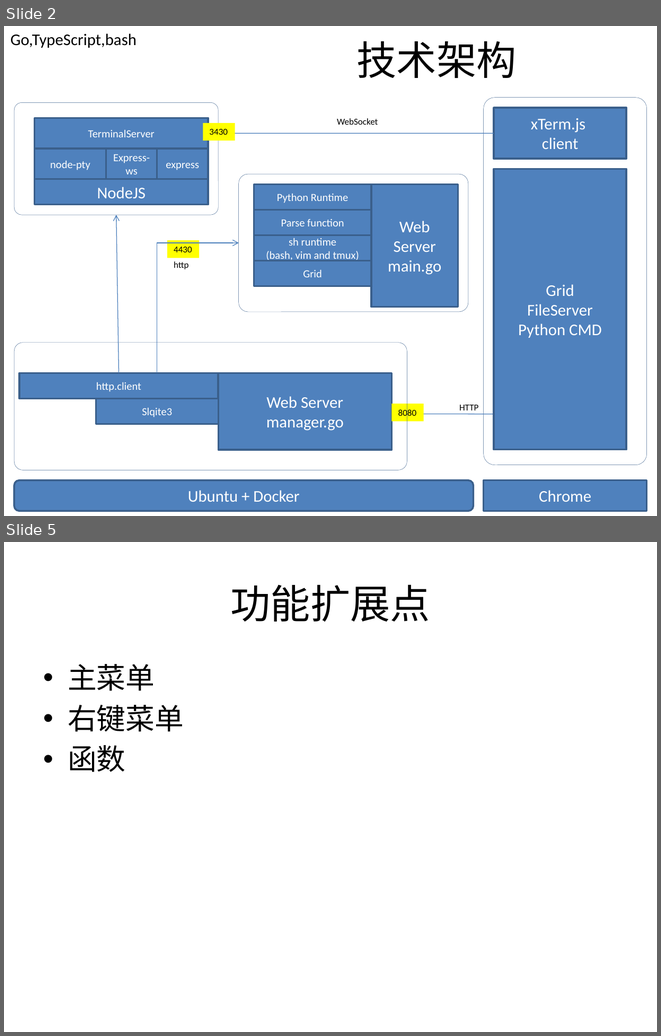
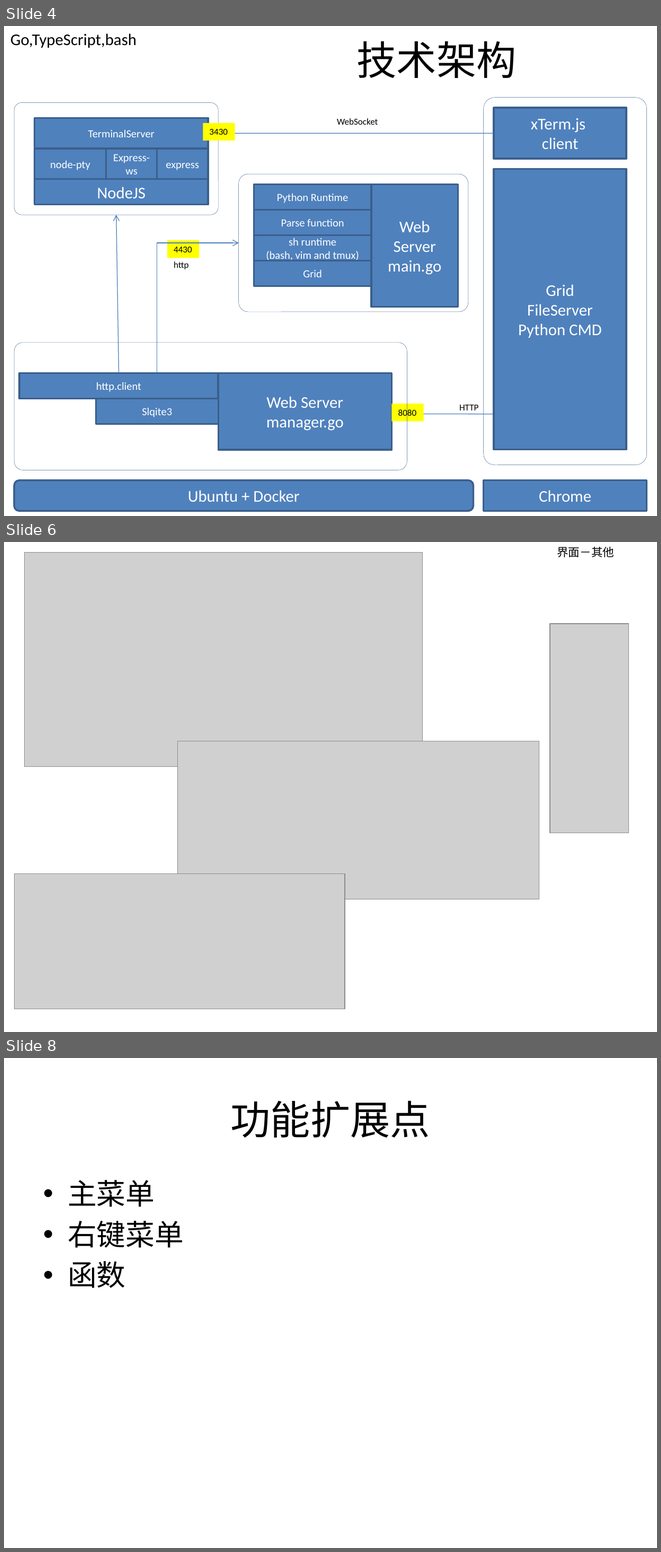
Before and after one commit to huhongjun/gridstudio, a slide deck: docu/GridStudio-Architecture.pptx. Shown one above the other, each under a label of ours: slides 2 and 5 before the commit, slides 4, 6 and 8 after it; the slides between them are not shown. The pictures are 661x1036 and 661x1552 pixels, drawn with LibreOffice and Linux fonts; fonts in the diff are those of the drawing; grey boxes stand for pictures. Boxes give left, top, right and bottom in pixels: in the first picture for what was removed or moved away, otherwise in the second. Text is boxed around its words. In the diff, an @@ line names an element or a change of style, - is before the commit and + after.

```diff
--- a/docu/GridStudio-Architecture.pptx
+++ b/docu/GridStudio-Architecture.pptx
@@ slide 6 added at [4,542,657,1032], background #FFFFFF @@
@@ picture added at [24,553,422,767] @@
@@ title added at [557,547,614,557], 12.6 pt, text #000000 @@
+界面－其他
@@ picture added at [550,624,628,832] @@
@@ picture added at [178,741,539,899] @@
@@ picture added at [15,874,345,1009] @@
@@ what was slide 2 is now slide 4 @@
@@ what was slide 5 is now slide 8 @@
```
Also in this commit, not shown: 3 slides changed, 2 other slides added, 13 other files.
